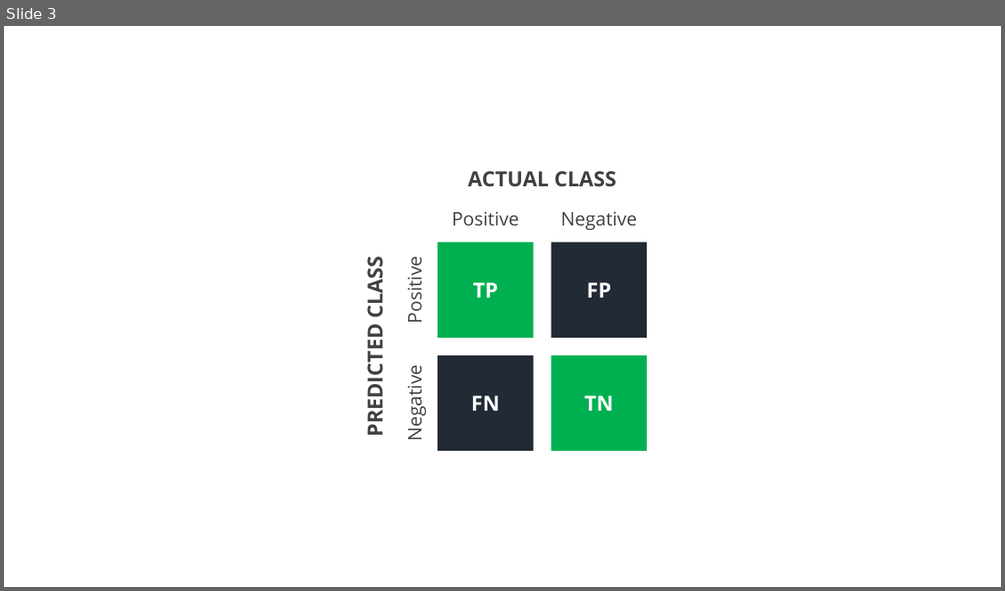
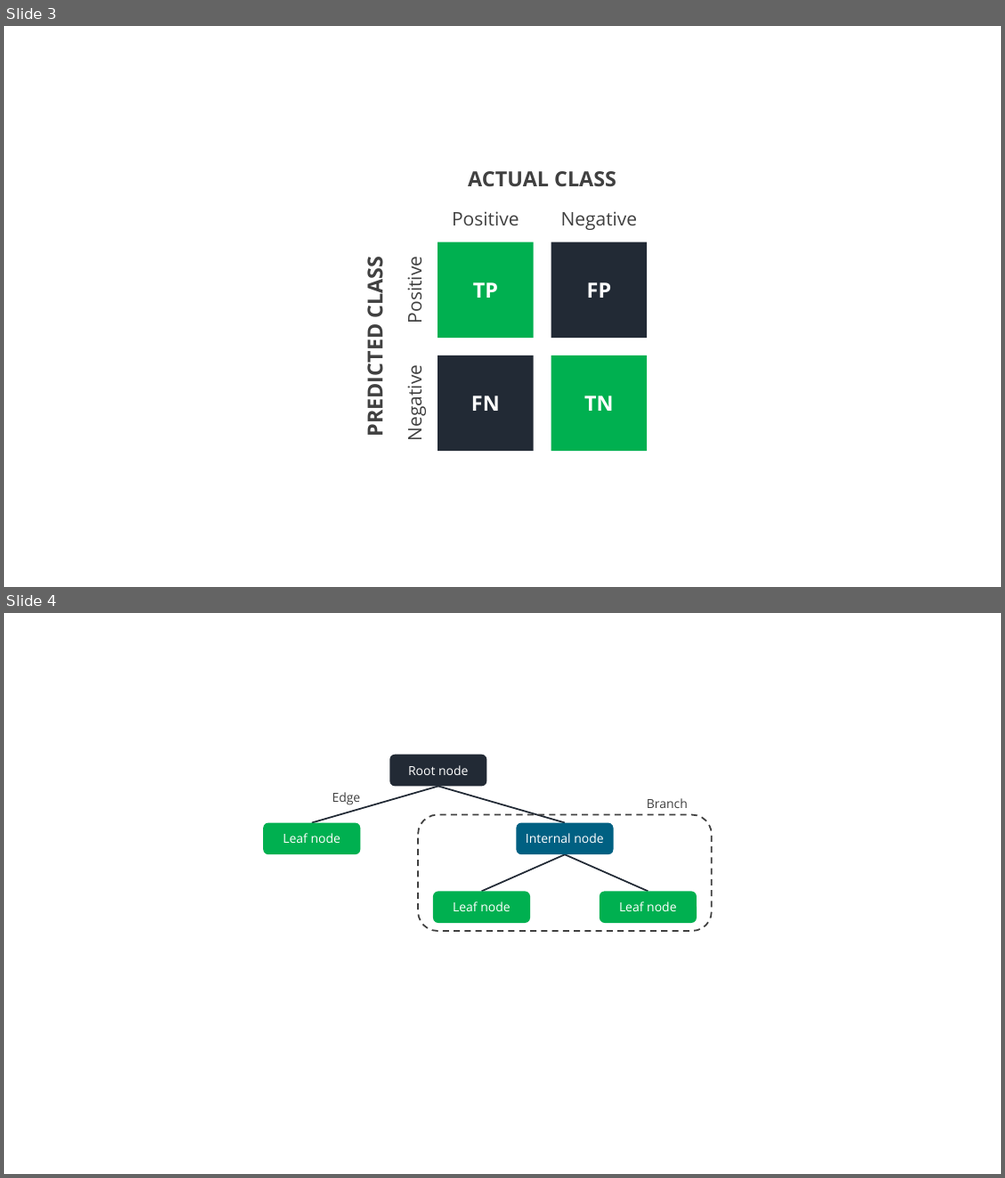
Before and after one commit to hungpq7/data-science, a slide deck: image/0_raw_image.pptx. Shown one above the other, each under a label of ours: slide 3 before the commit, slides 3 and 4 after it. The pictures are 1005x591 and 1005x1178 pixels, drawn with LibreOffice and Linux fonts; fonts in the diff are those of the drawing. Boxes give left, top, right and bottom in pixels: in the first picture for what was removed or moved away, otherwise in the second. Text is boxed around its words. In the diff, an @@ line names an element or a change of style, - is before the commit and + after.

```diff
--- a/image/0_raw_image.pptx
+++ b/image/0_raw_image.pptx
@@ slide 4 added at [4,613,1001,1174], background #FFFFFF @@
@@ rounded rectangle added at [390,755,487,786], fill #222A35, 12 pt, text #FFFFFF @@
+Root node
@@ line added from (438, 786) to (312, 822), #222A35 1.5 pt @@
@@ text added at [332,792,361,805], 12 pt, text #404040 @@
+Edge
@@ line added from (438, 786) to (565, 822), #222A35 1.5 pt @@
@@ text added at [647,798,688,808], 12 pt, text #404040 @@
+Branch
@@ rounded rectangle added at [264,822,361,854], fill #00B050, 12 pt, text #FFFFFF @@
+Leaf node
@@ rounded rectangle added at [418,815,712,931], outline #404040 1.5 pt dashed @@
@@ rounded rectangle added at [517,822,614,854], fill #006082, 12 pt, text #FFFFFF @@
+Internal node
@@ line added from (565, 854) to (482, 892), #222A35 1.5 pt @@
@@ line added from (565, 854) to (647, 892), #222A35 1.5 pt @@
@@ rounded rectangle added at [433,892,531,923], fill #00B050, 12 pt, text #FFFFFF @@
+Leaf node
@@ rounded rectangle added at [599,892,696,923], fill #00B050, 12 pt, text #FFFFFF @@
+Leaf node
```
Also in this commit, not shown: 3 other files.
